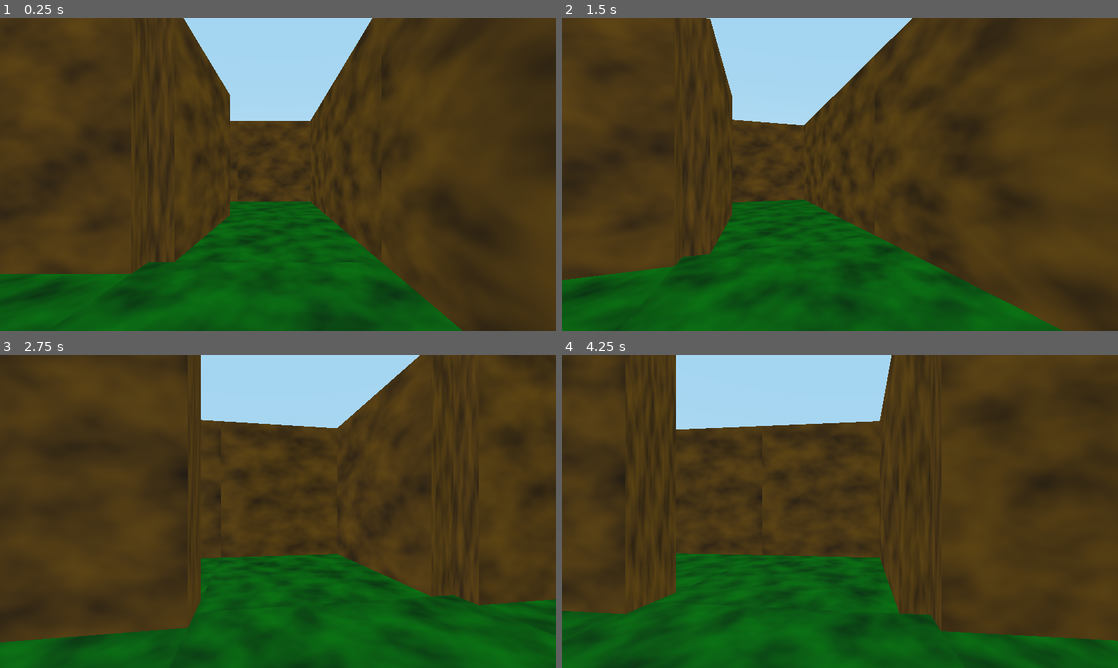
Above: before the commit, frames 1-4 (two rows, left to right).
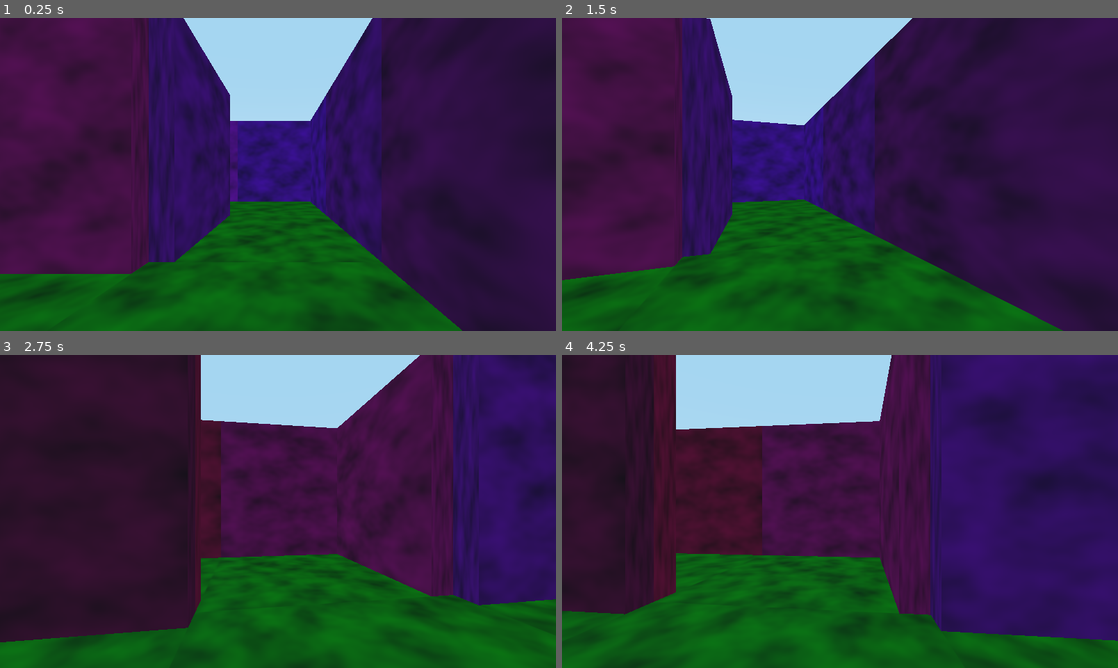
Above: after the commit, the same moments.

Repository: cacilhas/catcheese
Game: Godot game, scene res://Main.tscn
Same seed, same stepped clock (60 frames per second), same inputs: the game is played once before the commit and once after it.
Inputs (mouse positions are in pixels of both pictures, inside the frame that each line leads up to):
- Up to frame 1 (0.25 s): no input
- Up to frame 2 (1.5 s): tap Enter at 0.5 s; move the mouse to (962, 158) at 0.52 s; hold D (turn_right) 0.53-1.28 s; move the mouse to (728, 190) at 1.27 s; hold Down (ui_down) from 1.28 s (still down)
- Up to frame 3 (2.75 s): tap Space at 2 s; move the mouse to (333, 442) at 2.02 s; release Down (ui_down) at 2.03 s; hold D (turn_right) from 2.03 s (still down)
- Up to frame 4 (4.25 s): move the mouse to (812, 574) at 2.77 s; release D (turn_right) at 2.78 s; hold Up (ui_up) 2.78-3.53 s; tap Enter at 3.5 s; move the mouse to (1006, 558) at 3.52 s; hold A (turn_left) from 3.53 s (still down)

The runs differ from the first frame. In frame 1, 72% of the frame differs, in the area x 0-100%, y 0-100%; in frame 2, 70%; in frame 3, 70%; in frame 4, 69%.

Commit message:
add colour to cells

Diff:
--- a/Cell.gd
+++ b/Cell.gd
@@ -27,3 +27,12 @@
 	if walls & S > 0 and not can_go(S):
 		$WallS.queue_free()
 		_free |= S
+
+
+func set_color(color: Color) -> void:
+	for wall in [$WallE/MeshInstance, $WallN/MeshInstance, $WallS/MeshInstance, $WallW/MeshInstance]:
+		if wall == null:
+			continue
+		var material: SpatialMaterial = wall.get_surface_material(0).duplicate()
+		material.albedo_color = color
+		wall.set_surface_material(0, material)
--- a/Maze.gd
+++ b/Maze.gd
@@ -9,7 +9,9 @@
 	var cells := {}
 	for y in range(-10, 10, 2):
 		for x in range(-10, 10, 2):
+			var color := Color(x/10.0 + 0.5, 0, y/10.0 + 0.5)
 			var cell: Cell = Cell.instance()
+			cell.set_color(color)
 			add_child(cell)
 			cell.translate(Vector3(x, 0, y))
 			cells[Vector2(5 + x/2, 5 + y/2)] = cell
